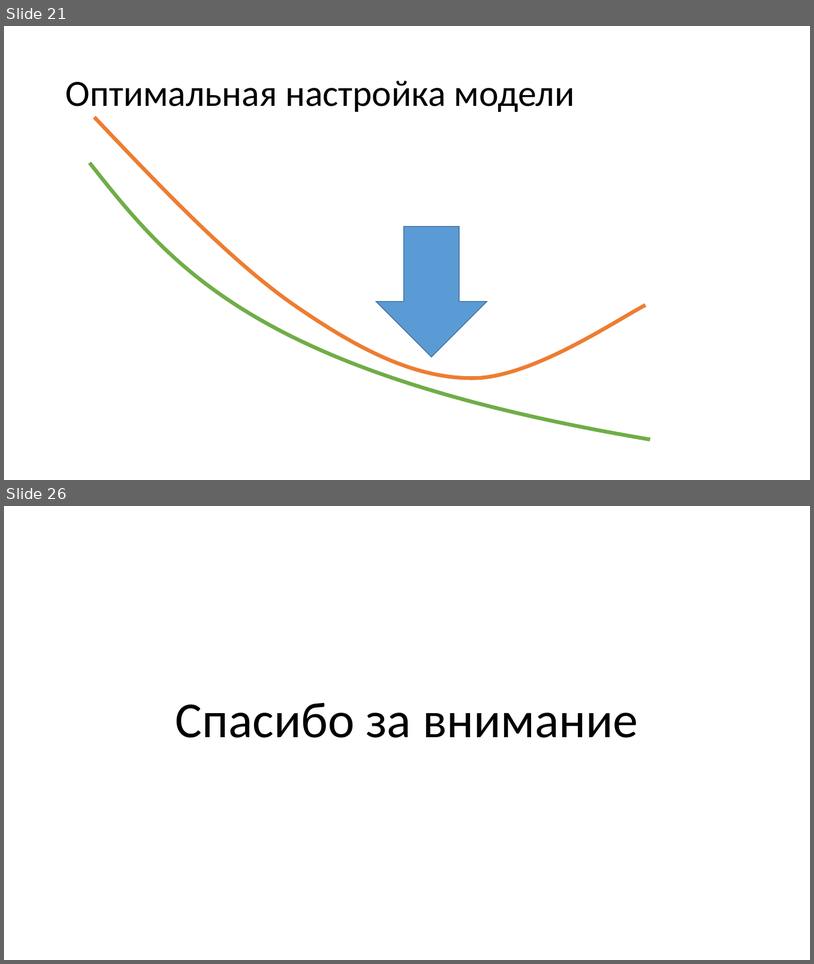
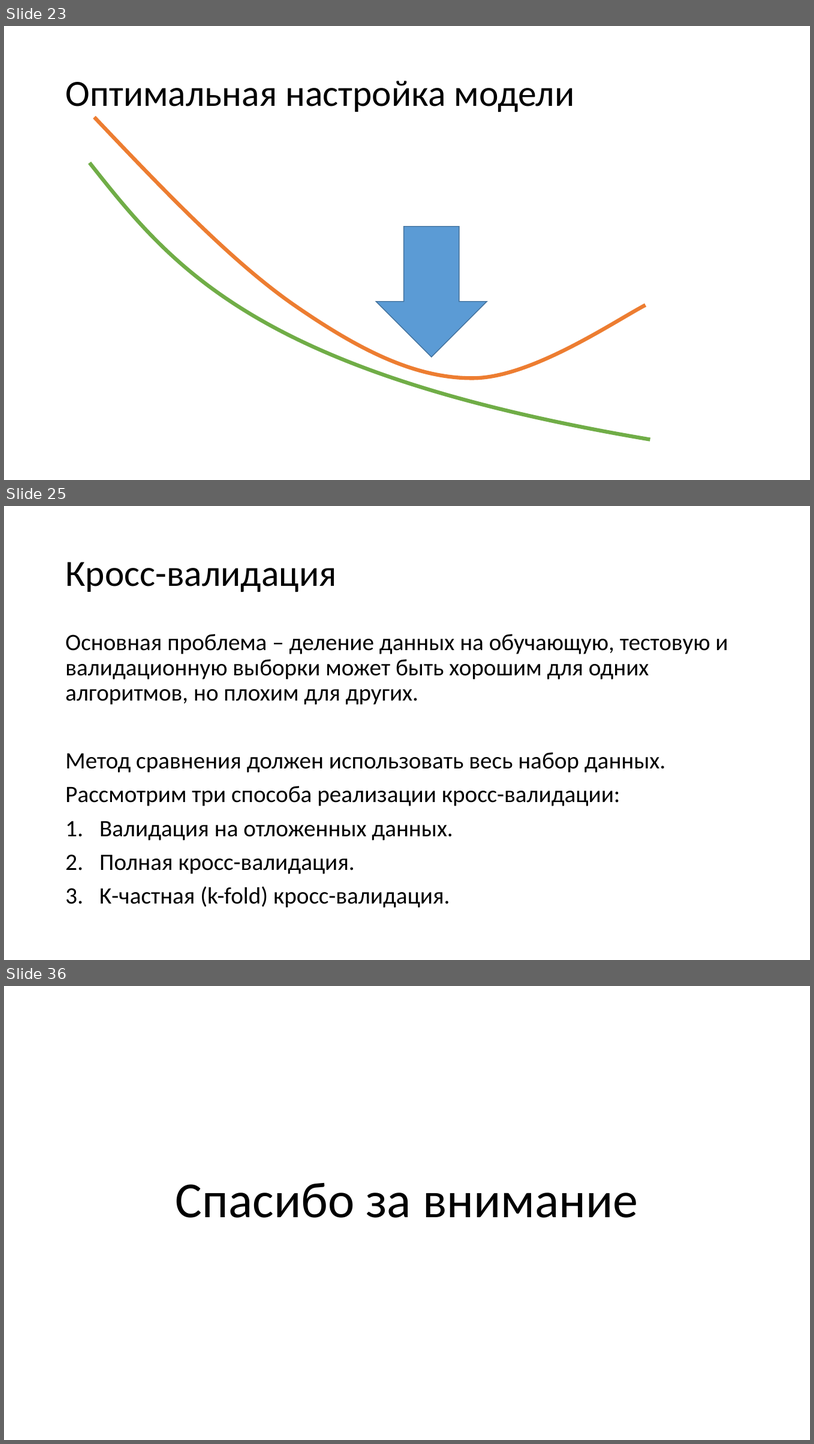
Before and after one commit to mosalov/AI_main_lectures, a slide deck: Лекция 1.pptx. Shown one above the other, each under a label of ours: slides 21 and 26 before the commit, slides 23, 25 and 36 after it; the slides between them are not shown. The pictures are 814x964 and 814x1444 pixels, drawn with LibreOffice and Linux fonts; fonts in the diff are those of the drawing. Boxes give left, top, right and bottom in pixels: in the first picture for what was removed or moved away, otherwise in the second. Text is boxed around its words. In the diff, an @@ line names an element or a change of style, - is before the commit and + after.

```diff
--- a/Лекция 1.pptx
+++ b/Лекция 1.pptx
@@ slide 25 added at [4, 506, 810, 960], background #FFFFFF @@
@@ title added at [65, 562, 336, 592], 44 pt, text #000000 @@
+Кросс-валидация
@@ text added at [65, 634, 728, 907], 28 pt, text #000000 @@
+Основная проблема – деление данных на обучающую, тестовую и валидационную выборки может быть хорошим для одних алгоритмов, но плохим для других.
+Метод сравнения должен использовать весь набор данных.
+Рассмотрим три способа реализации кросс-валидации:
+1. Валидация на отложенных данных.
+2. Полная кросс-валидация.
+3. K-частная (k-fold) кросс-валидация.
@@ what was slide 21 is now slide 23 @@
@@ what was slide 26 is now slide 36 @@
```
Also in this commit, not shown: 6 slides changed, 9 other slides added.
